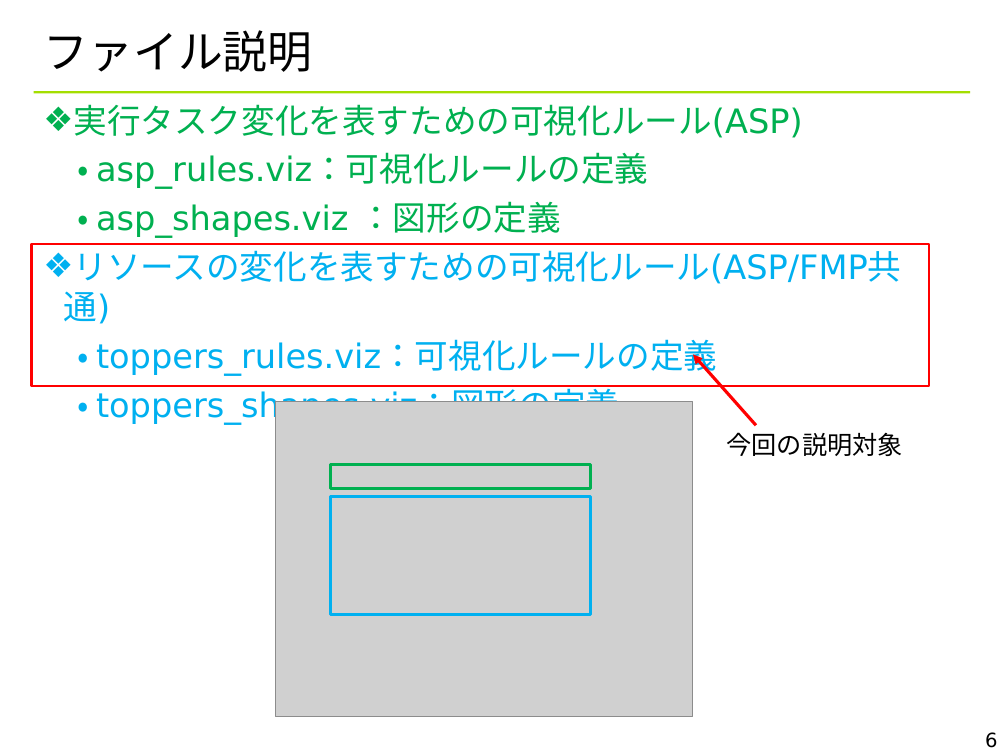
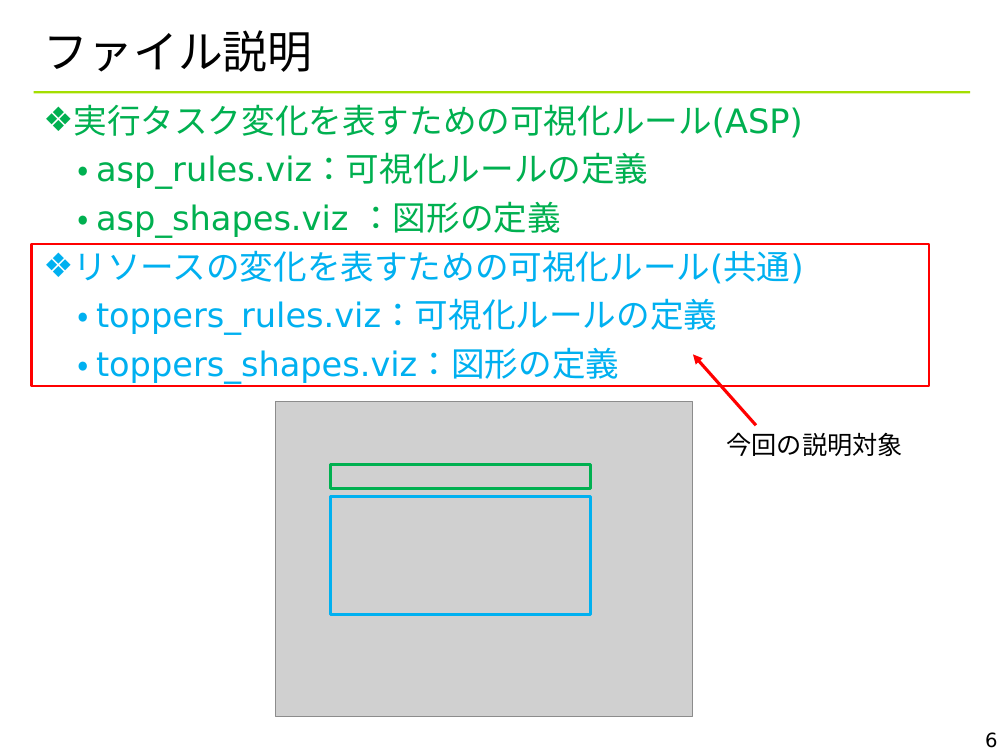
Before and after one commit to YixiaoLi/tlv4mc, a slide deck: slide 6 of doc/TLV_visualize_rules.ppt. Drawn at 1008x756 pixels with LibreOffice and Linux fonts; fonts in the diff are those of the drawing; grey boxes stand for pictures; background and template pictures are left out. Boxes give left, top, right and bottom in pixels: in the first picture for what was removed or moved away, otherwise in the second. Text is boxed around its words. In the diff, an @@ line names an element or a change of style, - is before the commit and + after.

```diff
--- a/doc/TLV_visualize_rules.ppt
+++ b/doc/TLV_visualize_rules.ppt
@@ text at <box>74,244,804,284</box>: text changed @@
-❖ リソースの変化を表すための可視化ルール(ASP/FMP共通)
+❖ リソースの変化を表すための可視化ルール(共通)
```
Also in this commit, not shown: 28 other slides changed, 10 other files.
